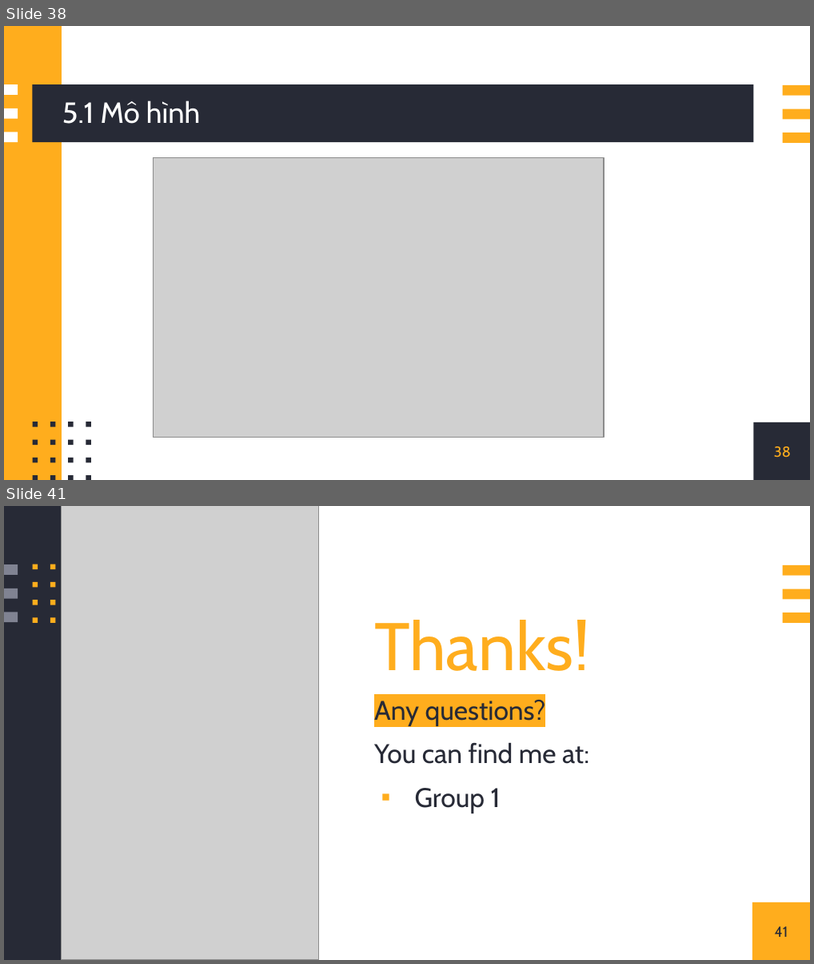
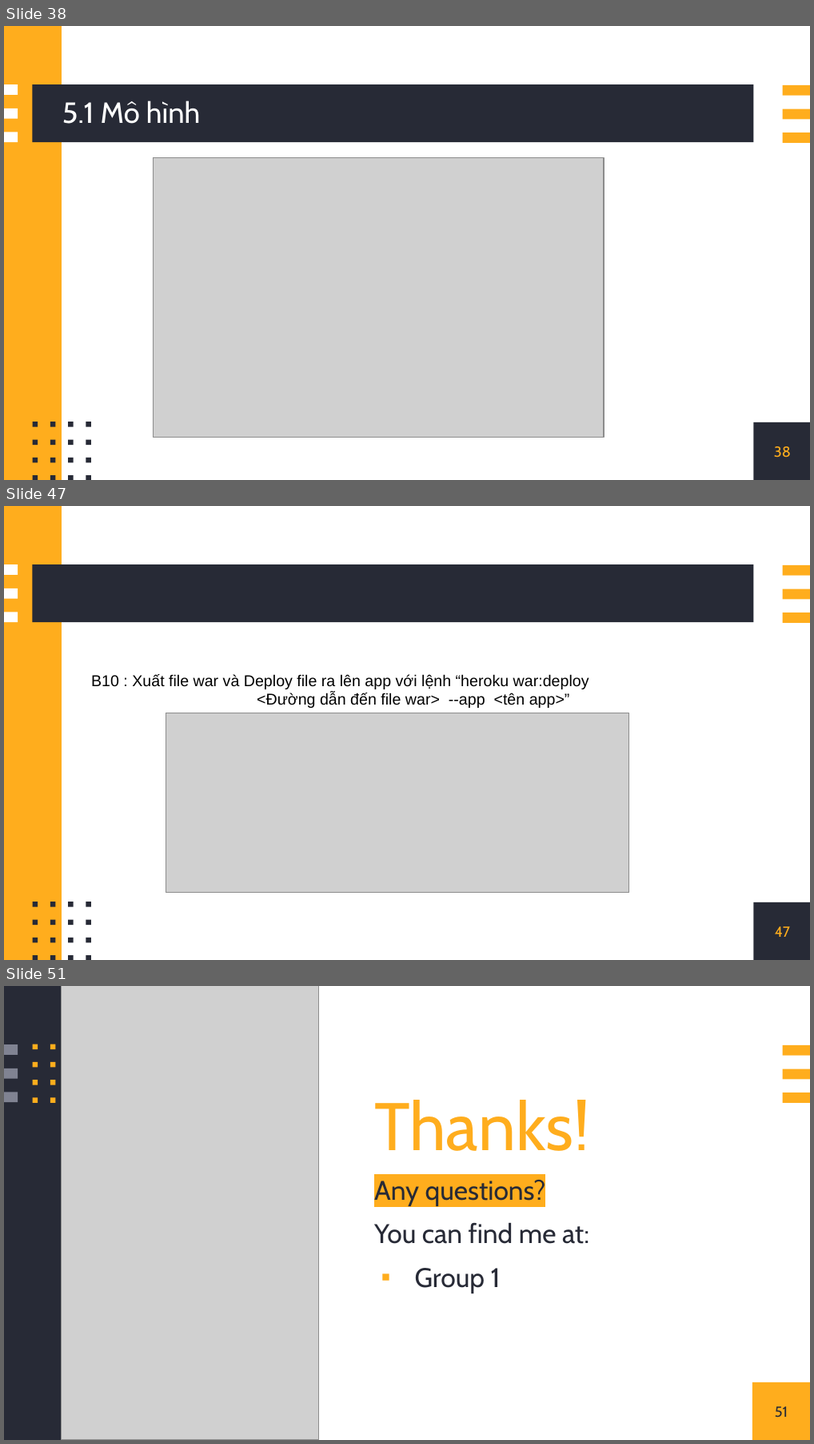
Before and after one commit to doitino/DoAn_CNPM_QuanLyGiangVien, a slide deck: nhom1.pptx. Shown one above the other, each under a label of ours: slides 38 and 41 before the commit, slides 38, 47 and 51 after it; the slides between them are not shown. The pictures are 814x964 and 814x1444 pixels, drawn with LibreOffice and Linux fonts; fonts in the diff are those of the drawing; grey boxes stand for pictures. Boxes give left, top, right and bottom in pixels: in the first picture for what was removed or moved away, otherwise in the second. Text is boxed around its words. In the diff, an @@ line names an element or a change of style, - is before the commit and + after.

```diff
--- a/nhom1.pptx
+++ b/nhom1.pptx
@@ slide 47 added at bbox=[4, 506, 810, 960], background #FFFFFF; not listed: 25 template elements that a slide beside it also shows @@
@@ text added at bbox=[91, 674, 590, 708], 14 pt, text #000000 @@
+B10 : Xuất file war và Deploy file ra lên app với lệnh “heroku war:deploy
+<Đường dẫn đến file war> --app <tên app>”
@@ picture added at bbox=[166, 712, 630, 892] @@
@@ page number added at bbox=[775, 926, 790, 936], 13 pt, text #FFAD1D @@
+47
@@ what was slide 41 is now slide 51 @@
@@ page number at bbox=[775, 1406, 788, 1417]: text changed @@
-41
+51
```
Also in this commit, not shown: 2 slides changed, 9 other slides added, 55 other files.
